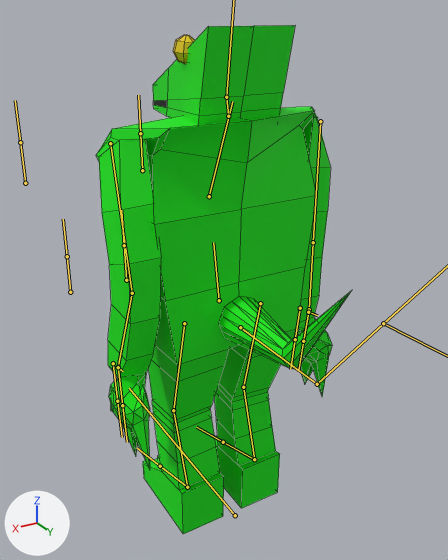
The FBX model Assets/Models/Resources/Lizard.fbx: old version first, new version second.
Rendered twice from a 50 mm lens placed at (1.055, 1.667, 1.903), pointed at (0.015, -0.067, 1.036). Every picture has the same lights, and +X, +Y and +Z are marked at lower left. Both versions are drawn at the pose saved in each file; the numbers are the values there. The bones that bend it are drawn over the model as lines. Mesh edges are drawn as thin lines.

In view in the first picture: 'Lizard'.
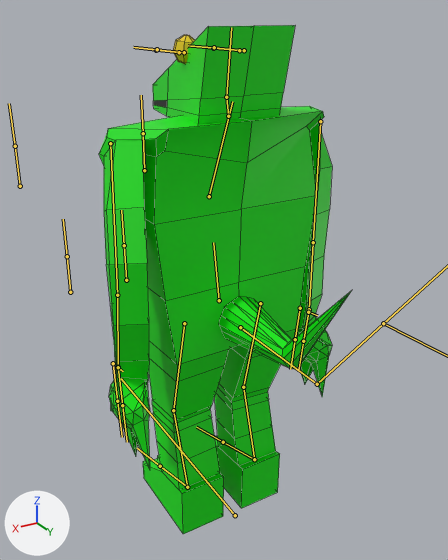
Where the change shows, as pixel boxes (x1, y1, x2, y2) in the pictures (448 x 560 px):
'Lizard', posed
    before: (96, 25, 351, 534)
    after: (99, 25, 351, 534)
bone 'Upper Arm.L', root to tip
    before: (110, 143) to (132, 293)
    after: (110, 143) to (117, 295)

Patch to the scene script:
```diff
--- a/Assets/Models/Resources/Lizard.fbx.py
+++ b/Assets/Models/Resources/Lizard.fbx.py
@@ bone_upper_arm_l @@
 bone_upper_arm_l = bpy.data.objects['Armature_L_Lib.001'].pose.bones['Upper Arm.L']  # child of 'Upper Torso'
-bone_upper_arm_l.rotation_quaternion = (0.585, -0.566, -0.41, -0.411)  # degrees (-86, -71, -3)
+bone_upper_arm_l.rotation_quaternion = (0.689, -0.442, -0.295, -0.494)  # degrees (-36, -57, -51)
@@ bone_hand_l @@
 bone_hand_l = bpy.data.objects['Armature_L_Lib.001'].pose.bones['Hand.L']  # child of 'Lower Arm.L'
-bone_hand_l.rotation_quaternion = (0.717, -0.035, 0.67, 0.19)  # degrees (64, 77, 82)
+bone_hand_l.rotation_quaternion = (0.847, 0.0, 0.502, 0.172)  # degrees (19, 58, 34)
@@ bone_upper_arm_r @@
 bone_upper_arm_r = bpy.data.objects['Armature_L_Lib.001'].pose.bones['Upper Arm.R']  # child of 'Upper Torso'
-bone_upper_arm_r.rotation_quaternion = (0.521, -0.516, 0.458, 0.502)  # degrees (-59, 85, 34)
+bone_upper_arm_r.rotation_quaternion = (0.608, -0.395, 0.335, 0.602)  # degrees (-10, 62, 84)
@@ bone_hand_r @@
 bone_hand_r = bpy.data.objects['Armature_L_Lib.001'].pose.bones['Hand.R']  # child of 'Lower Arm.R'
-bone_hand_r.rotation_quaternion = (0.718, -0.137, -0.681, 0.047)  # degrees (-82, -75, 75)
+bone_hand_r.rotation_quaternion = (0.852, -0.11, -0.511, 0.036)  # degrees (-26, -60, 20)
```
